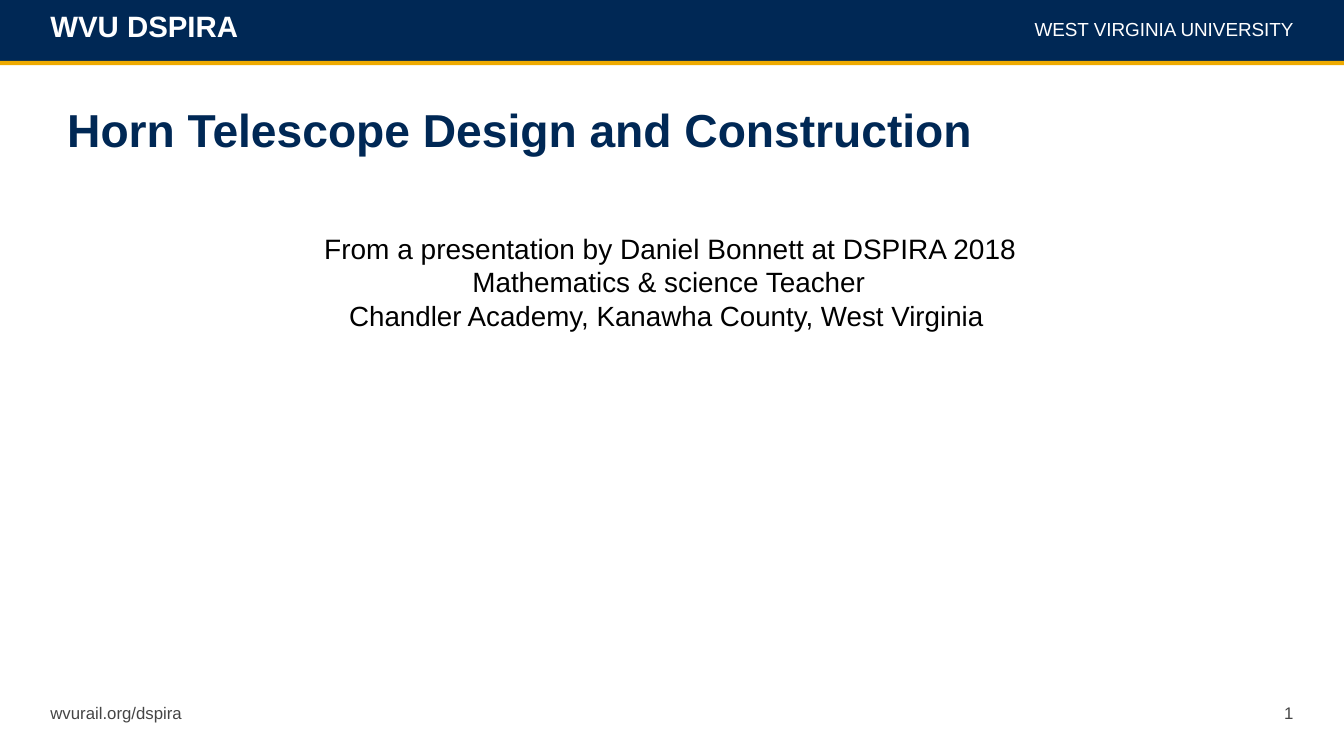
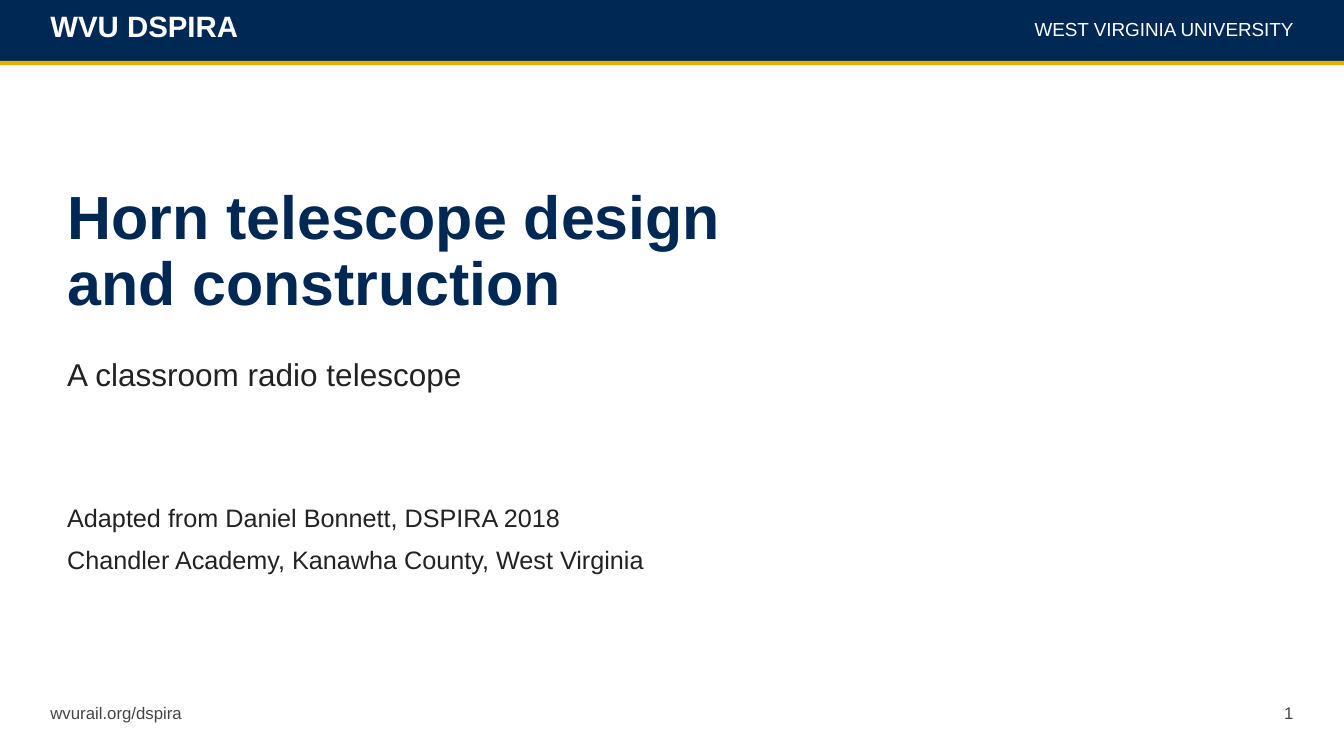
Before and after one commit to WVURAIL/dspira, a slide deck: slide 1 of assets/lessons/horn-construction/horn-design.pptx. Drawn at 1344x756 pixels with LibreOffice and Linux fonts; fonts in the diff are those of the drawing. Boxes give left, top, right and bottom in pixels: in the first picture for what was removed or moved away, otherwise in the second. Text is boxed around its words. In the diff, an @@ line names an element or a change of style, - is before the commit and + after.

Commit message:
Rewrite construction and teaching guides with native templates

```diff
--- a/assets/lessons/horn-construction/horn-design.pptx
+++ b/assets/lessons/horn-construction/horn-design.pptx
@@ title at <box>67,195,720,306</box>: text changed; size 33 to 43.5 pt @@
-Horn Telescope Design and Construction
+Horn telescope design
+and construction
@@ text removed at <box>324,238,1015,264</box> @@
-From a presentation by Daniel Bonnett at DSPIRA 2018
@@ text removed at <box>472,271,865,293</box> @@
-Mathematics & science Teacher
@@ text removed at <box>349,306,983,331</box> @@
-Chandler Academy, Kanawha County, West Virginia
@@ subtitle added at <box>67,363,461,392</box>, 22.5 pt, text #222222 @@
+A classroom radio telescope
@@ text added at <box>67,508,644,574</box>, 18 pt, text #222222 @@
+Adapted from Daniel Bonnett, DSPIRA 2018
+Chandler Academy, Kanawha County, West Virginia
```
Also in this commit, not shown: 2 other slides changed, 8 slides added, 8 slides removed, 16 other files.
